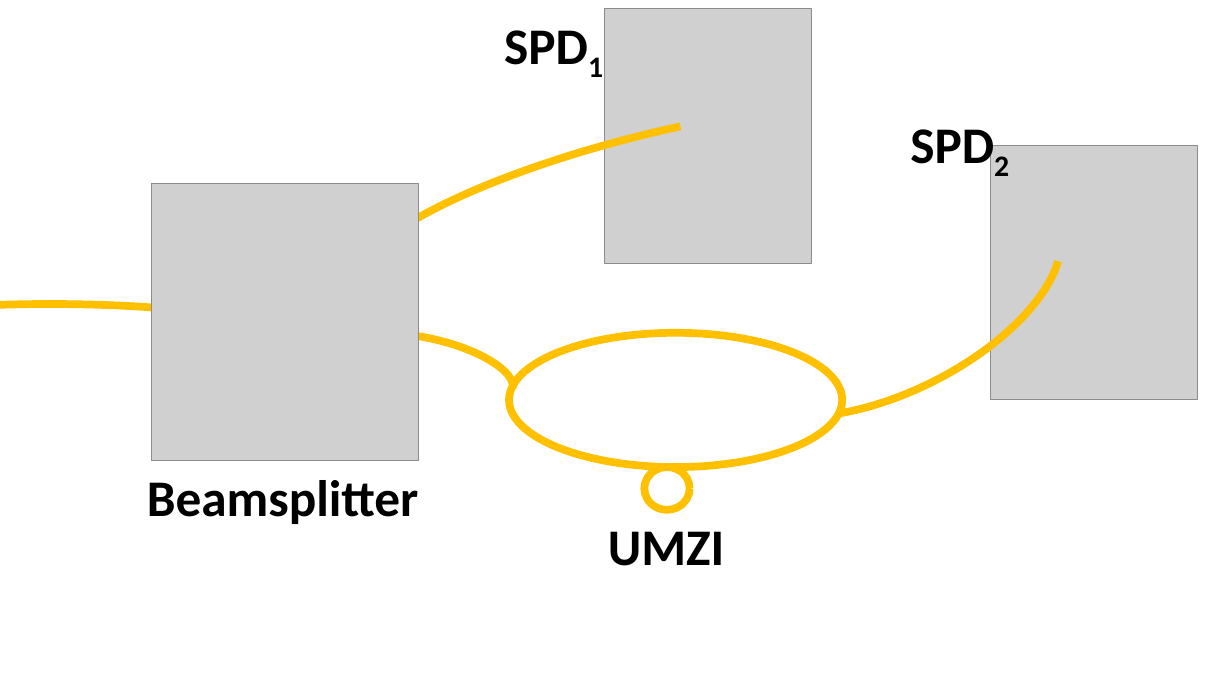
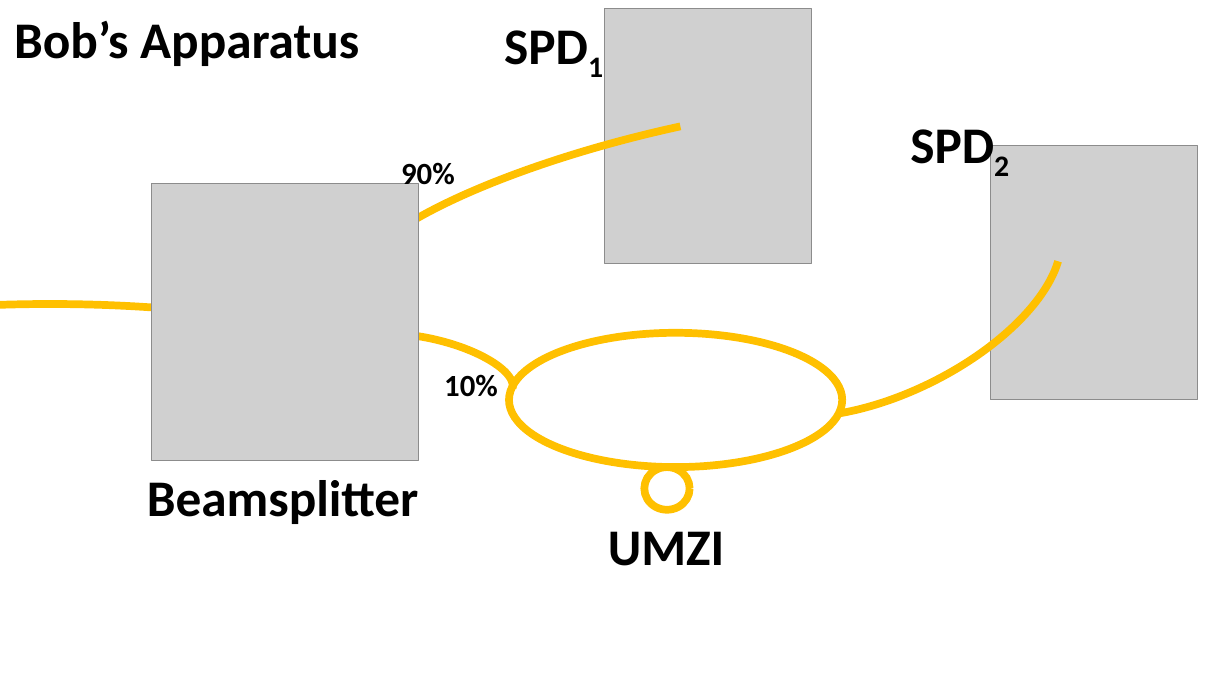
Before and after one commit to pqnarte/LinkPlanner, a slide deck: slide 1 of doc/tex/sdf/tq_76558_cow_protocol/figures_raw/Bob.pptx. Drawn at 1232x693 pixels with LibreOffice and Linux fonts; fonts in the diff are those of the drawing; grey boxes stand for pictures. Boxes give left, top, right and bottom in pixels: in the first picture for what was removed or moved away, otherwise in the second. Text is boxed around its words. In the diff, an @@ line names an element or a change of style, - is before the commit and + after.

```diff
--- a/doc/tex/sdf/tq_76558_cow_protocol/figures_raw/Bob.pptx
+++ b/doc/tex/sdf/tq_76558_cow_protocol/figures_raw/Bob.pptx
@@ text added at [14, 21, 359, 66], 40 pt, text #000000, bold @@
+Bob’s Apparatus
@@ text added at [401, 162, 455, 192], 24 pt, text #000000, bold @@
+90%
@@ text added at [444, 374, 498, 397], 24 pt, text #000000, bold @@
+10%
```
Also in this commit, not shown: 1 slide added, 4 other files.
